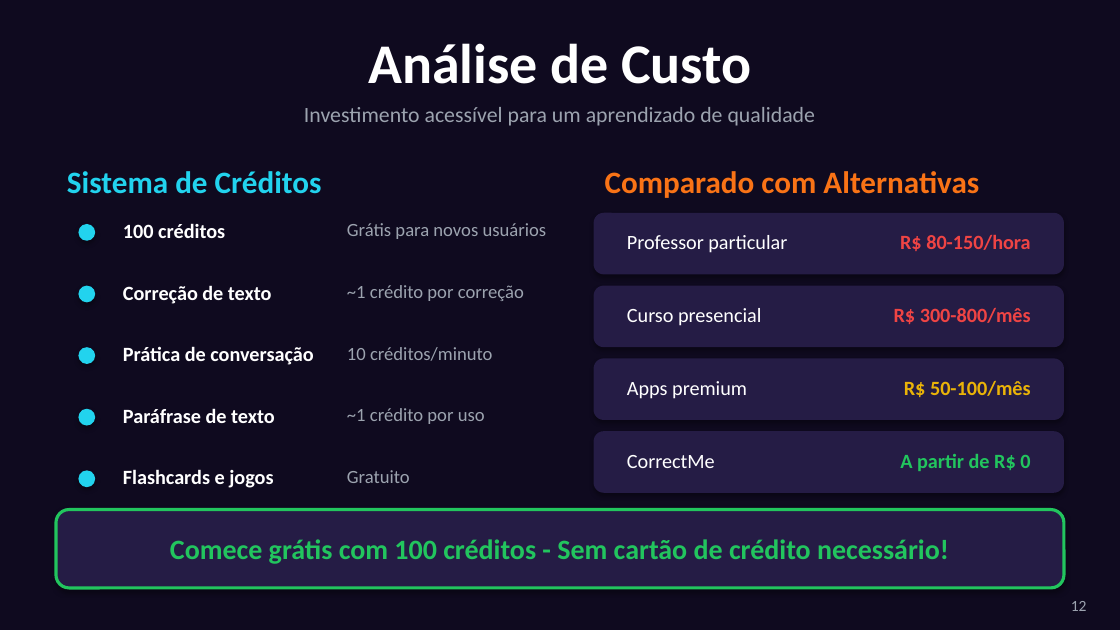
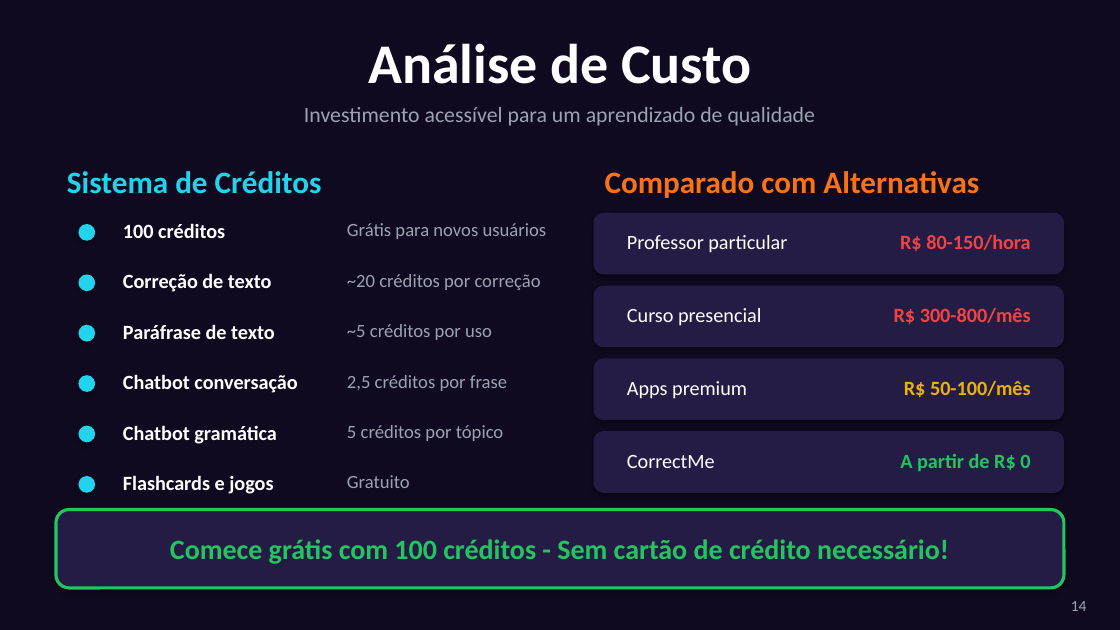
Before and after one commit to ImmoNeural/Correctmemycleverbot, a slide deck: slide 14 of CorrectMe_Apresentacao.pptx (slide 12 before the commit). Drawn at 1120x630 pixels with LibreOffice and Linux fonts; fonts in the diff are those of the drawing. Boxes give left, top, right and bottom in pixels: in the first picture for what was removed or moved away, otherwise in the second. Text is boxed around its words. In the diff, an @@ line names an element or a change of style, - is before the commit and + after.

```diff
--- a/CorrectMe_Apresentacao.pptx
+++ b/CorrectMe_Apresentacao.pptx
@@ text "Correção de texto": place and size @@
-text "Correção de texto" at [123,285,272,304]
+text "Correção de texto" at [123,273,272,292]
@@ ellipse: place and size @@
-ellipse at [78,286,95,302]
+ellipse at [78,274,95,291]
@@ text at [347,274,541,290]: text changed @@
-~1 crédito por correção
+~20 créditos por correção
@@ ellipse: place and size @@
-ellipse at [78,347,95,364]
+ellipse at [78,325,95,342]
@@ text "Paráfrase de texto": place and size @@
-text "Paráfrase de texto" at [123,408,275,423]
+text "Paráfrase de texto" at [123,324,275,339]
@@ text at [347,324,492,340]: text changed @@
-~1 crédito por uso
+~5 créditos por uso
@@ ellipse added at [78,375,95,392], fill #22D3EE @@
@@ text at [123,374,297,393]: text changed @@
-Prática de conversação
+Chatbot conversação
@@ text at [347,375,507,391]: text changed @@
-10 créditos/minuto
+2,5 créditos por frase
@@ ellipse: place and size @@
-ellipse at [78,409,95,426]
+ellipse at [78,426,95,442]
@@ text added at [123,425,277,444], 13 pt, text #FFFFFF, bold @@
+Chatbot gramática
@@ text added at [347,425,504,441], 12 pt, text #9CA3AF @@
+5 créditos por tópico
@@ 2 texts, 1 ellipse: place and size @@
-2 texts, 1 ellipse at [78,469,410,488]
+2 texts, 1 ellipse at [78,475,410,494]
@@ text at [1071,601,1087,611]: text changed @@
-12
+14
```
Also in this commit, not shown: 6 other slides changed, 2 slides added, 2 other files.
